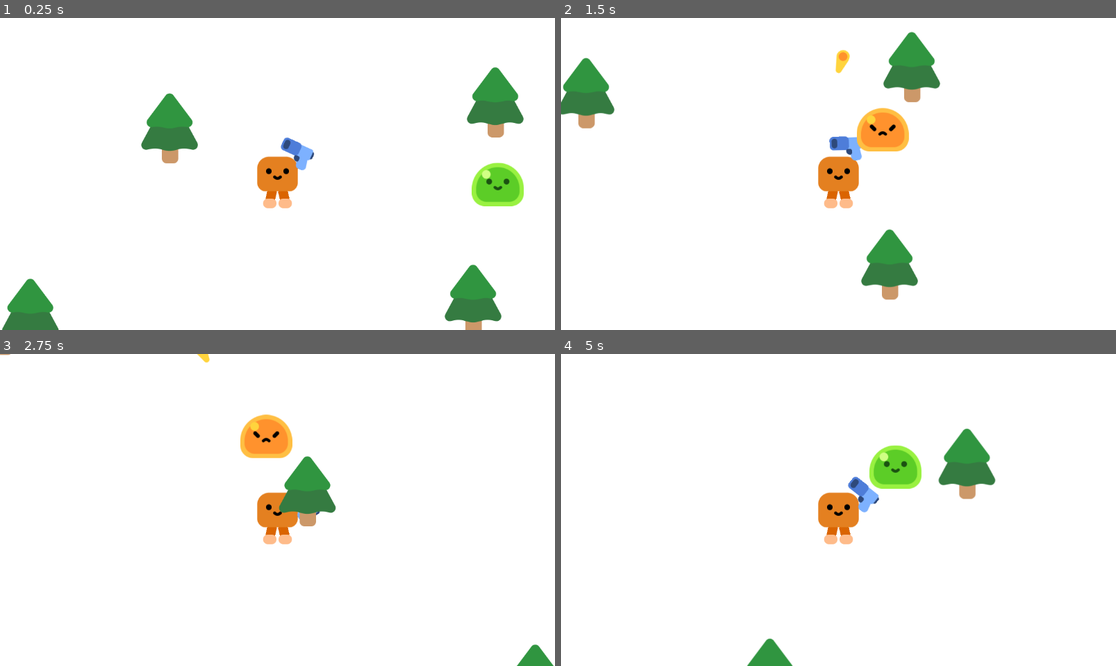
Above: before the commit, frames 1-4 (two rows, left to right).
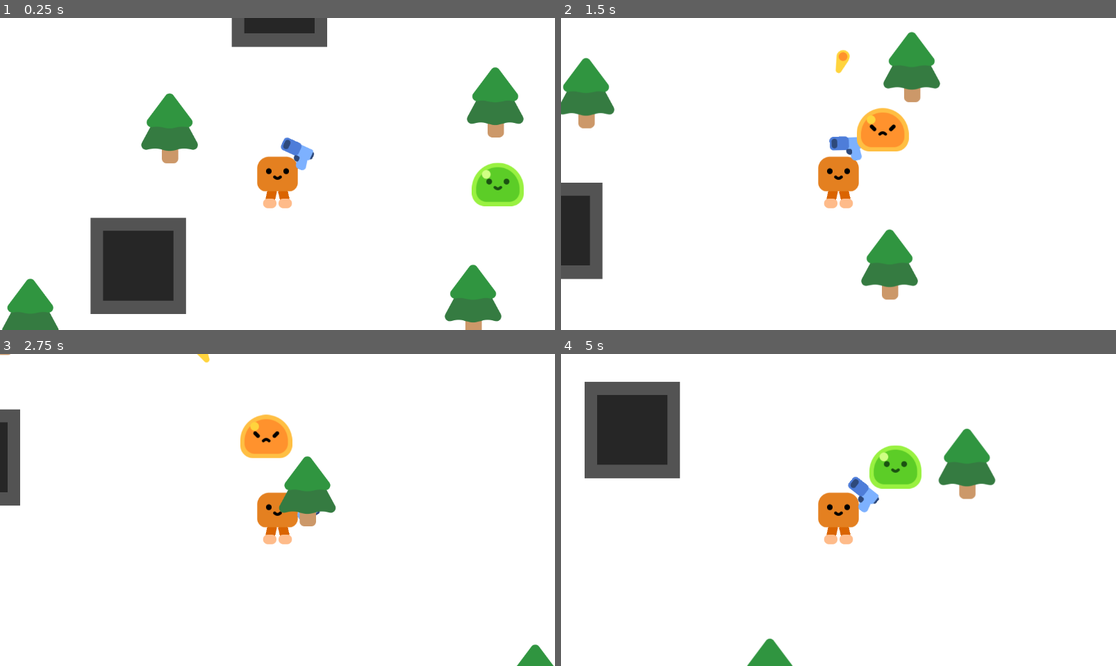
Above: after the commit, the same moments.

Repository: Pear-Juice/ATLS-GD-FarmerSurvivor
Game: Godot game, scene res://Scenes/L1.tscn
Two runs of this game, one before a commit and one after it. Both use one fixed random seed, a clock stepped at 60 frames per second and the inputs below.
Inputs (mouse positions are in pixels of both pictures, inside the frame that each line leads up to):
- Up to frame 1 (0.25 s): no input
- Up to frame 2 (1.5 s): move the mouse to (960, 158) at 0.52 s; press the mouse at (960, 158) at 0.53 s; hold D (Right) 0.53-1.28 s; move the mouse to (727, 189) at 1.27 s; release the mouse at (727, 189) at 1.28 s; hold S (Down) from 1.28 s (still down); click (727, 189) at 1.35 s
- Up to frame 3 (2.75 s): move the mouse to (333, 441) at 2.02 s; release S (Down) at 2.03 s; press the mouse at (333, 441) at 2.03 s; hold D (Right) from 2.03 s (still down)
- Up to frame 4 (5 s): move the mouse to (810, 572) at 2.77 s; release D (Right) at 2.78 s; release the mouse at (810, 572) at 2.78 s; hold W (Up) 2.78-3.53 s; click (810, 572) at 2.85 s; move the mouse to (1005, 556) at 3.52 s; press the mouse at (1005, 556) at 3.53 s; hold A (Left) from 3.53 s (still down); move the mouse to (672, 463) at 4.27 s; release the mouse at (672, 463) at 4.28 s; click (672, 463) at 4.35 s

The runs differ from the first frame. In frame 1, 7.0% of the frame differs, in the area x 16-59%, y 0-95%; in frame 2, 2.3%; in frame 3, 1.1%; in frame 4, 5.3%.

Commit message:
Step 13: 7 minutes

Diff:
--- a/Objects/Player/Player.gd
+++ b/Objects/Player/Player.gd
@@ -27,7 +27,7 @@
 
 		can_hit = false
 		if health <= 0:
-			die()
+			kill()
 			return
 
 		await get_tree().create_timer(i_len).timeout
@@ -40,7 +40,7 @@
 		get_tree().create_tween().tween_property(sprite, "self_modulate", Color.WHITE, 0.4)
 
 
-func die():
+func kill():
 	print("You died!")
 	get_tree().call_deferred("reload_current_scene")
 
--- a/Objects/Slime/Slime.tscn
+++ b/Objects/Slime/Slime.tscn
@@ -12,7 +12,7 @@
 [sub_resource type="CircleShape2D" id="CircleShape2D_rgifs"]
 radius = 44.0114
 
-[node name="Slime" type="CharacterBody2D"]
+[node name="Slime" type="CharacterBody2D" groups=["Enemy"]]
 motion_mode = 1
 platform_on_leave = 2
 script = ExtResource("1_rgifs")
--- /dev/null
+++ b/Objects/Trap/Trap.gd
@@ -0,0 +1,8 @@
+extends Area2D
+
+
+func _on_body_entered(body: Node2D) -> void:
+	if body.is_in_group("Enemy"):
+		body.kill()
+	elif body is Player:
+		body.kill()
--- /dev/null
+++ b/Objects/Trap/Trap.tscn
@@ -0,0 +1,26 @@
+[gd_scene load_steps=4 format=3 uid="uid://snyq0i2e4imx"]
+
+[ext_resource type="Script" uid="uid://ctrdkewqin6mq" path="res://Objects/Trap/Trap.gd" id="1_goa61"]
+[ext_resource type="Texture2D" uid="uid://rijfd1qjl5wp" path="res://Objects/Trap/Trap.png" id="1_ieug1"]
+
+[sub_resource type="RectangleShape2D" id="RectangleShape2D_17wca"]
+size = Vector2(145, 145)
+
+[node name="Trap" type="Area2D"]
+script = ExtResource("1_goa61")
+
+[node name="Sprite2D" type="Sprite2D" parent="."]
+self_modulate = Color(0.324411, 0.324411, 0.324411, 1)
+position = Vector2(1.19209e-06, 0)
+scale = Vector2(3.09375, 3.125)
+texture = ExtResource("1_ieug1")
+
+[node name="Sprite2D2" type="Sprite2D" parent="."]
+self_modulate = Color(0.149713, 0.149713, 0.149713, 1)
+scale = Vector2(2.28125, 2.26562)
+texture = ExtResource("1_ieug1")
+
+[node name="CollisionShape2D" type="CollisionShape2D" parent="."]
+shape = SubResource("RectangleShape2D_17wca")
+
+[connection signal="body_entered" from="." to="." method="_on_body_entered"]
--- a/Scenes/L1.tscn
+++ b/Scenes/L1.tscn
@@ -1,9 +1,10 @@
-[gd_scene load_steps=5 format=3 uid="uid://nt5xmxvh04wr"]
+[gd_scene load_steps=6 format=3 uid="uid://nt5xmxvh04wr"]
 
 [ext_resource type="PackedScene" uid="uid://ci86es8dmdgkj" path="res://Objects/Player/Player.tscn" id="1_f0cto"]
 [ext_resource type="Texture2D" uid="uid://xw5qvuoyaqse" path="res://World/Background.png" id="1_r1lt2"]
 [ext_resource type="PackedScene" uid="uid://c0pdf4mybn54q" path="res://Objects/Trees/Tree.tscn" id="2_7kaqx"]
 [ext_resource type="PackedScene" uid="uid://42nawovb8lnj" path="res://Objects/Slime/Slime.tscn" id="4_ef5wv"]
+[ext_resource type="PackedScene" uid="uid://snyq0i2e4imx" path="res://Objects/Trap/Trap.tscn" id="5_bhcnn"]
 
 [node name="L1" type="Node2D"]
 
@@ -17,6 +18,14 @@
 [node name="Player" parent="." instance=ExtResource("1_f0cto")]
 position = Vector2(577, 321)
 speed = 400.0
+
+[node name="Traps" type="Node" parent="."]
+
+[node name="Trap" parent="Traps" instance=ExtResource("5_bhcnn")]
+position = Vector2(288, 512)
+
+[node name="Trap2" parent="Traps" instance=ExtResource("5_bhcnn")]
+position = Vector2(581, -43)
 
 [node name="Enemies" type="Node" parent="."]
 
--- a/project.godot
+++ b/project.godot
@@ -18,6 +18,7 @@
 [global_group]
 
 Bullet=""
+Enemy=""
 
 [input]
 
Not shown, added: Objects/Trap/Trap.gd.uid
Binary file added: Objects/Trap/Trap.png
Not shown, added: Objects/Trap/Trap.png.import
Not shown, changed: README.md
